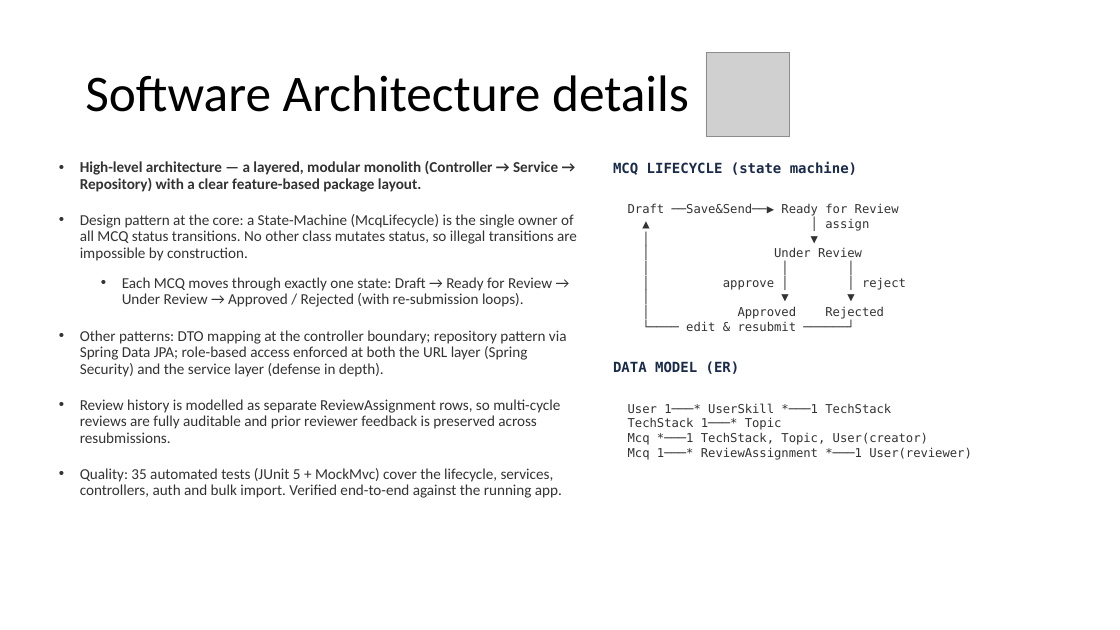
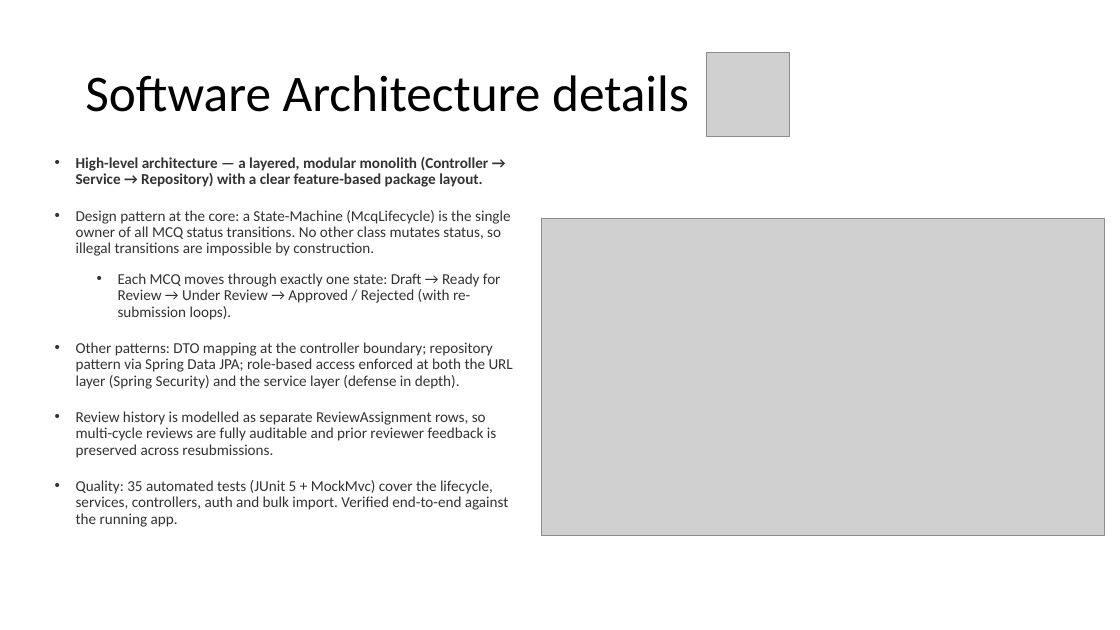
Before and after one commit to Rupesh-rkgit/HackathonJava, a slide deck: slide 8 of Level1_Submission_Template.pptx. Drawn at 1120x630 pixels with LibreOffice and Linux fonts; fonts in the diff are those of the drawing; grey boxes stand for pictures. Boxes give left, top, right and bottom in pixels: in the first picture for what was removed or moved away, otherwise in the second. Text is boxed around its words. In the diff, an @@ line names an element or a change of style, - is before the commit and + after.

Commit message:
docs: add rendered architecture diagram to slide 8; fill team slides (ThinkOut)
- docs/diagram/architecture.html: one-page architecture diagram in the app's
  editorial aesthetic (layered stack + MCQ lifecycle state machine + ER model
  + patterns/quality), rendered to docs/diagram/architecture.png at 2560x1440
- PPT slide 8: replaced ASCII text box with the rendered diagram image
- PPT slide 3: team name 'ThinkOut'
- PPT slide 4: 4 members (Shirish Mahajan, Durgadas Choudhari, Rupesh Kumar,
  Saloni Sinha) with Accenture emails; career level / role-market left as
  fill-in markers

```diff
--- a/Level1_Submission_Template.pptx
+++ b/Level1_Submission_Template.pptx
@@ text "High-level architecture — a layered, ..." rewrapped from bbox=[80, 161, 577, 498] to bbox=[76, 157, 513, 527] @@
@@ text removed at bbox=[613, 162, 972, 460] @@
-MCQ LIFECYCLE (state machine)
-Draft ──Save&Send──▶ Ready for Review
-▲ │ assign
-│ ▼
-│ Under Review
-│ │ │
-│ approve │ │ reject
-│ ▼ ▼
-│ Approved Rejected
-└──── edit & resubmit ──────┘
-DATA MODEL (ER)
-User 1───* UserSkill *───1 TechStack
-TechStack 1───* Topic
-Mcq *───1 TechStack, Topic, User(creator)
-Mcq 1───* ReviewAssignment *───1 User(reviewer)
@@ picture added at bbox=[542, 218, 1105, 535] @@
```
Also in this commit, not shown: 2 other slides changed, 2 other files.
